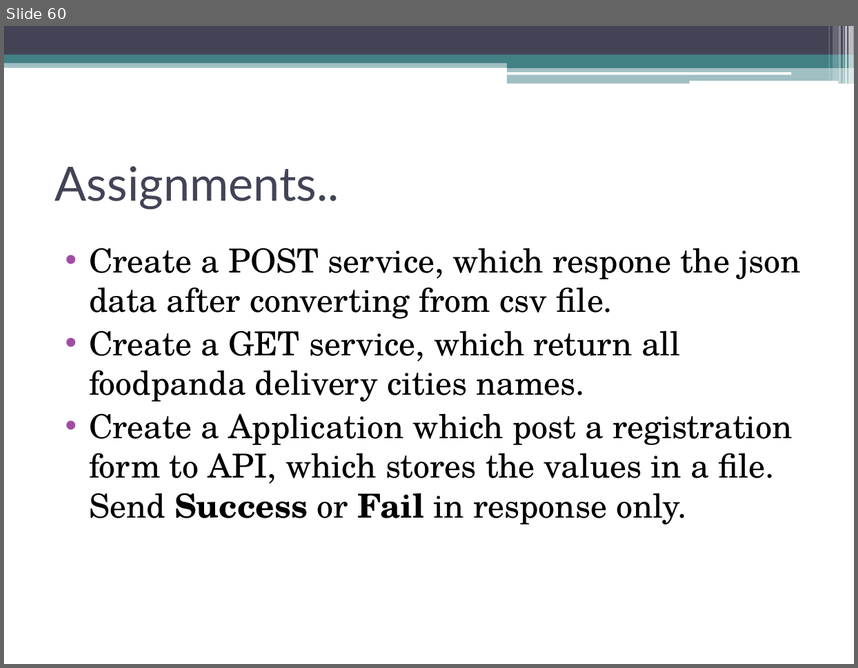
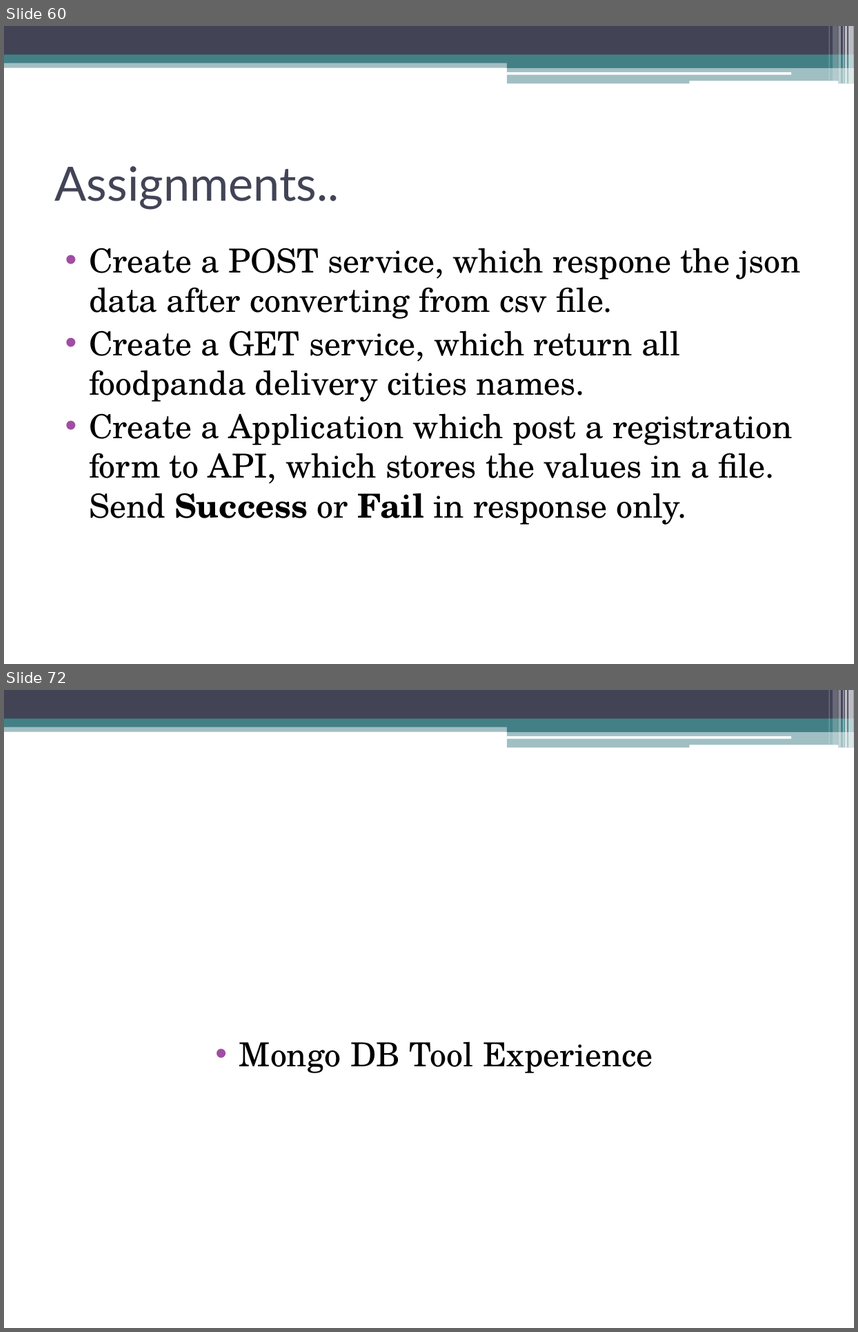
Before and after one commit to akjkhatri/mean_stack, a slide deck: MEAN Stack Workshop.pptx. Shown one above the other, each under a label of ours: slide 60 before the commit, slides 60 and 72 after it; the slides between them are not shown. The pictures are 858x668 and 858x1332 pixels, drawn with LibreOffice and Linux fonts; fonts in the diff are those of the drawing. Boxes give left, top, right and bottom in pixels: in the first picture for what was removed or moved away, otherwise in the second. Text is boxed around its words. In the diff, an @@ line names an element or a change of style, - is before the commit and + after.

```diff
--- a/MEAN Stack Workshop.pptx
+++ b/MEAN Stack Workshop.pptx
@@ slide 72 added at [4,690,854,1328], background #FFFFFF; not listed: 13 template elements that a slide beside it also shows @@
@@ text added at [239,1041,653,1073], 28 pt, text #000000 @@
+• Mongo DB Tool Experience
```
Also in this commit, not shown: 12 other slides added, 1 other file.
